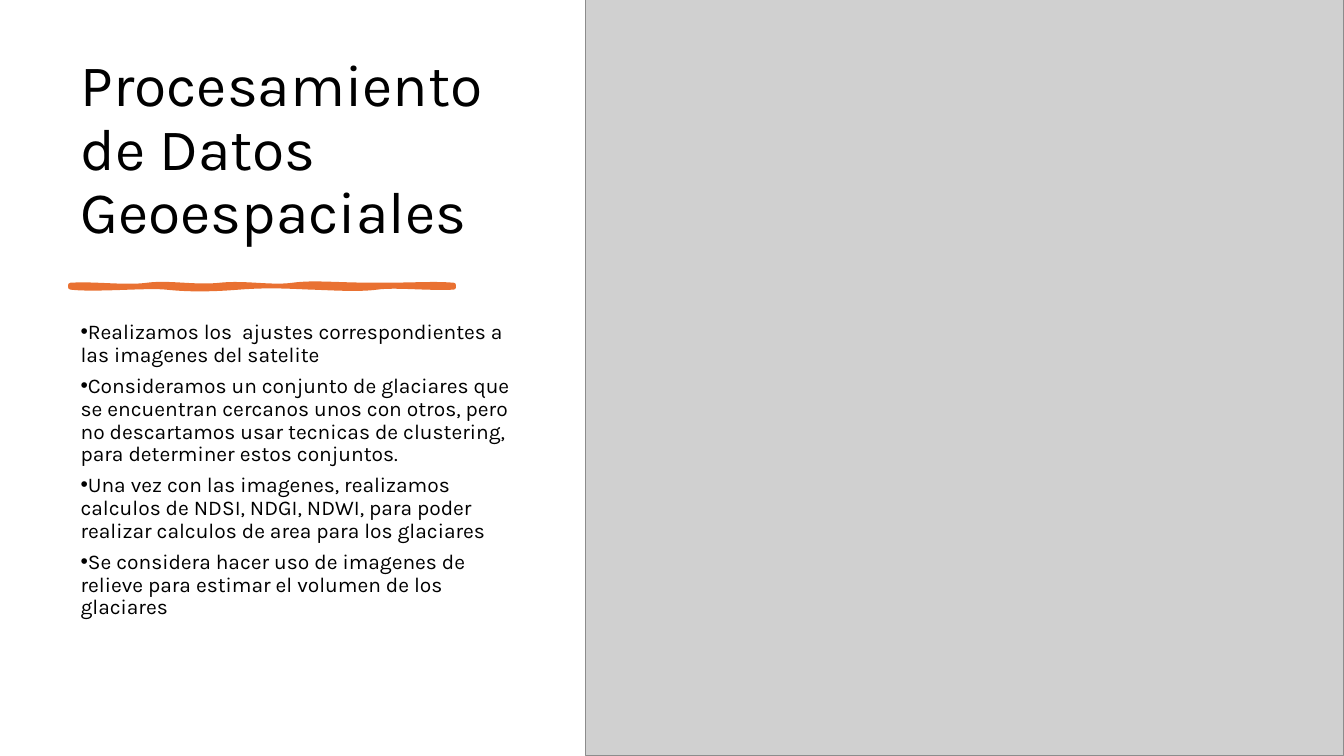
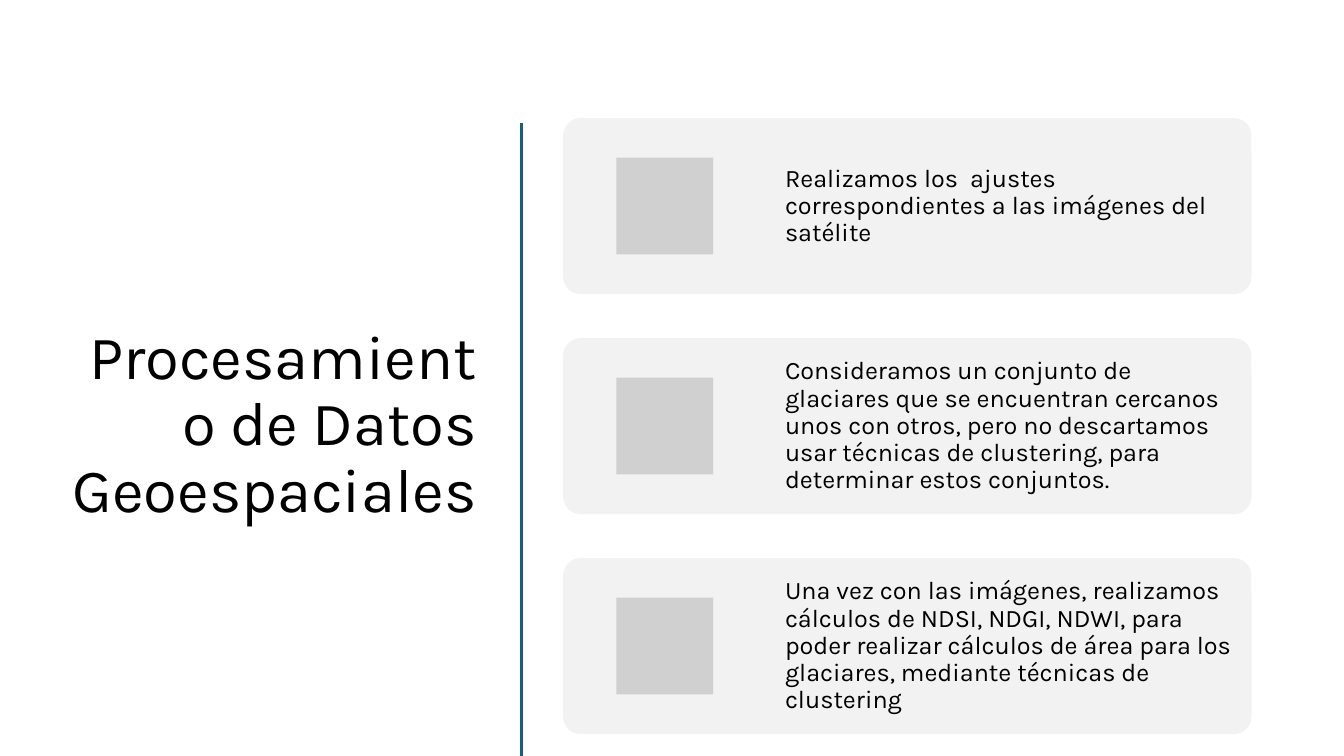
Before and after one commit to Benjaminsantander/Proyecto-GeoEspacial, a slide deck: slide 4 of Entrega 1/Ppt/Template P E1.pptx. Drawn at 1344x756 pixels with LibreOffice and Linux fonts; fonts in the diff are those of the drawing; grey boxes stand for pictures. Boxes give left, top, right and bottom in pixels: in the first picture for what was removed or moved away, otherwise in the second. Text is boxed around its words. In the diff, an @@ line names an element or a change of style, - is before the commit and + after.

```diff
--- a/Entrega 1/Ppt/Template P E1.pptx
+++ b/Entrega 1/Ppt/Template P E1.pptx
@@ picture removed at (x1=586, y1=0, x2=1344, y2=756) @@
@@ title "Procesamiento de Datos Geoespaciales" moved from (x1=81, y1=65, x2=483, y2=247) to (x1=73, y1=403, x2=477, y2=527) @@
@@ title "Procesamiento de Datos Geoespaciales" at (x1=73, y1=403, x2=477, y2=527): size 42 to 44 pt; alignment left to right; vertical alignment bottom to middle @@
@@ line added from (521, 125) to (521, 755), #E97132 2 pt @@
@@ freeform shape removed at (x1=71, y1=285, x2=454, y2=287) @@
@@ text removed at (x1=81, y1=324, x2=510, y2=619) @@
-• Realizamos los ajustes correspondientes a las imagenes del satelite
-• Consideramos un conjunto de glaciares que se encuentran cercanos unos con otros, pero no descartamos usar tecnicas de clustering, para determiner estos conjuntos.
-• Una vez con las imagenes, realizamos calculos de NDSI, NDGI, NDWI, para poder realizar calculos de area para los glaciares
-• Se considera hacer uso de imagenes de relieve para estimar el volumen de los glaciares
@@ group added at (x1=564, y1=118, x2=1252, y2=735): 3 rounded rectangles, 3 pictures, 3 texts @@
+Realizamos los ajustes correspondientes a las imágenes del satélite
+Consideramos un conjunto de glaciares que se encuentran cercanos unos con otros, pero no descartamos usar técnicas de clustering, para determinar estos conjuntos.
+Una vez con las imágenes, realizamos cálculos de NDSI, NDGI, NDWI, para poder realizar cálculos de área para los glaciares, mediante técnicas de clustering
```
Also in this commit, not shown: 4 other slides changed, 1 slide added, 2 other files.
